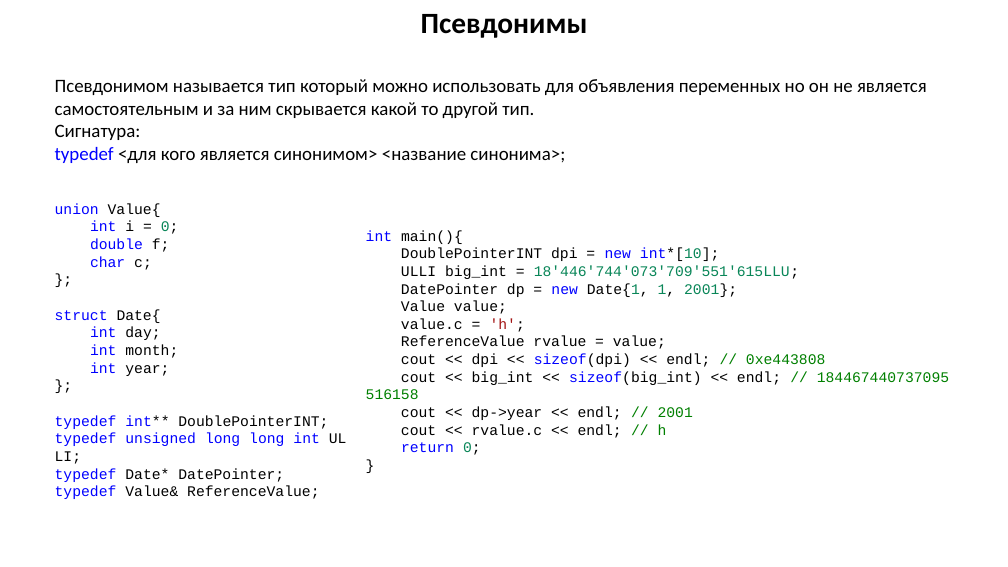
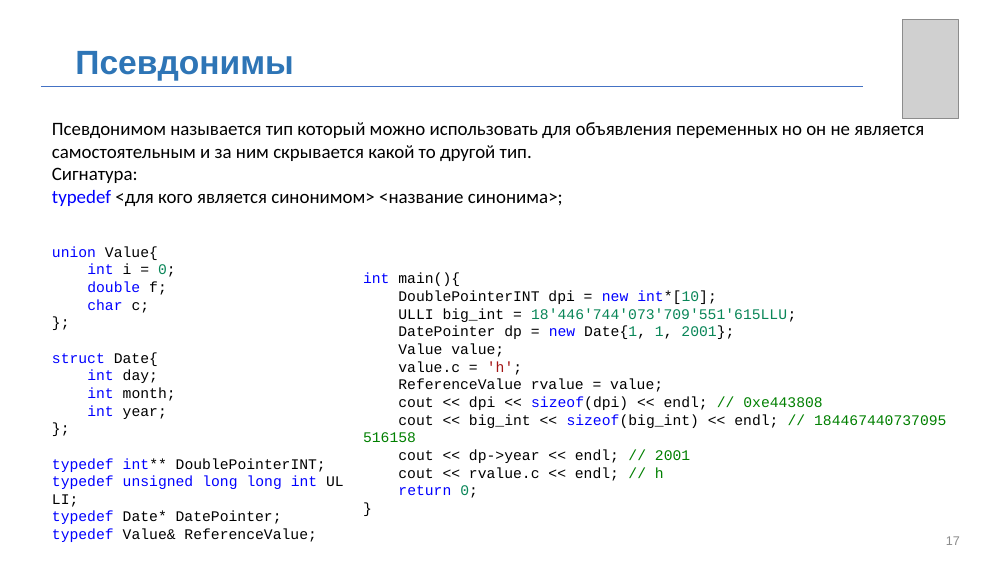
Before and after one commit to MUCTR-IKT-CPP/cpp_course, a slide deck: slide 17 of Лекции/2022/3/Пользовательские типы, структры, объединения.pptx (slide 16 before the commit). Drawn at 1008x567 pixels with LibreOffice and Linux fonts; fonts in the diff are those of the drawing; grey boxes stand for pictures; background and template pictures are left out. Boxes give left, top, right and bottom in pixels: in the first picture for what was removed or moved away, otherwise in the second. Text is boxed around its words. In the diff, an @@ line names an element or a change of style, - is before the commit and + after.

```diff
--- a/Лекции/2022/3/Пользовательские типы, структры, объединения.pptx
+++ b/Лекции/2022/3/Пользовательские типы, структры, объединения.pptx
@@ picture added at bbox=[902, 20, 958, 119] @@
@@ text "Псевдонимы": place and size @@
-text "Псевдонимы" at bbox=[421, 14, 588, 38]
+text "Псевдонимы" at bbox=[75, 51, 293, 81]
@@ text "Псевдонимы" at bbox=[75, 51, 293, 81]: size 28 to 32 pt, font Calibri to Arial, text colour #000000 to #2E75B6; alignment centre to left; vertical alignment top to middle @@
@@ line added from (41, 86) to (864, 86), #4472C4 0.5 pt @@
@@ text "Псевдонимом называется тип который можно ...": place and size @@
-text "Псевдонимом называется тип который можно ..." at bbox=[55, 79, 927, 163]
+text "Псевдонимом называется тип который можно ..." at bbox=[52, 122, 924, 206]
@@ text "union Value{": place and size @@
-text "union Value{" at bbox=[55, 203, 328, 499]
+text "union Value{" at bbox=[52, 246, 326, 542]
@@ text "int main(){": place and size @@
-text "int main(){" at bbox=[366, 230, 825, 455]
+text "int main(){" at bbox=[363, 273, 822, 498]
@@ page number added at bbox=[946, 536, 960, 545], 12 pt, text #8C8C8C @@
+17
```
Also in this commit, not shown: 19 other slides changed, 2 slides added, 1 slide removed, 5 other files.
